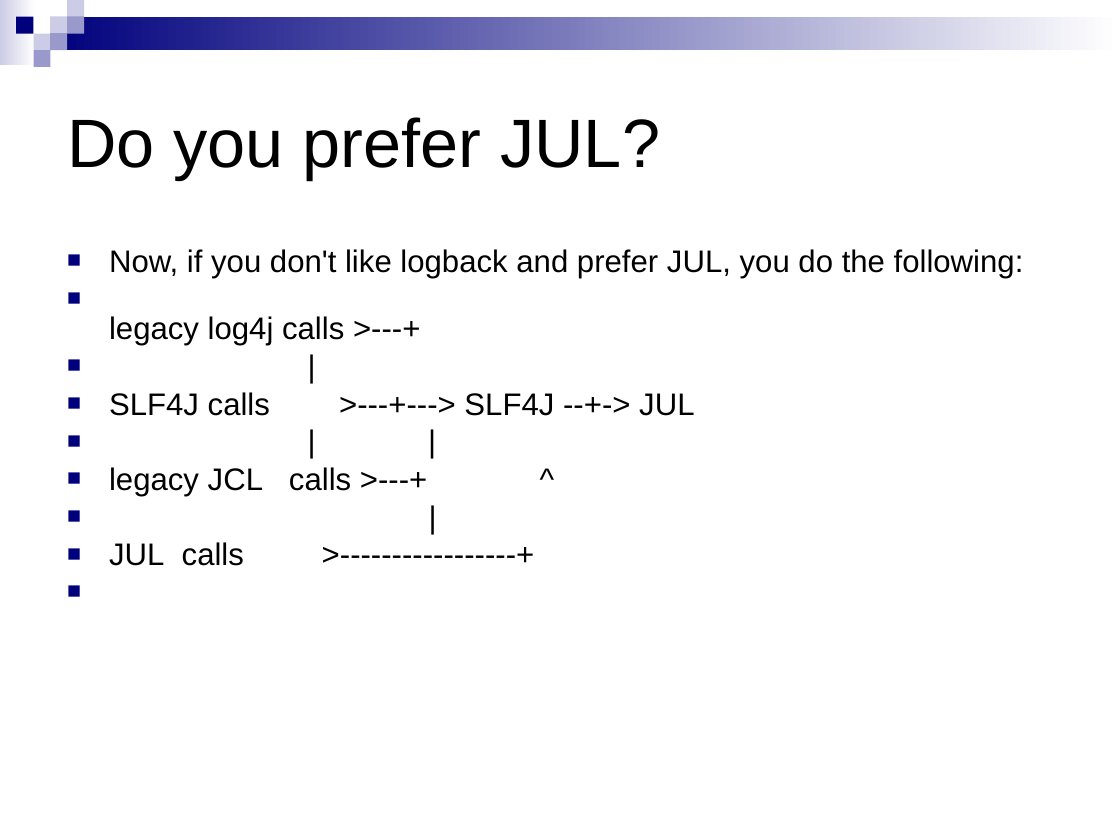
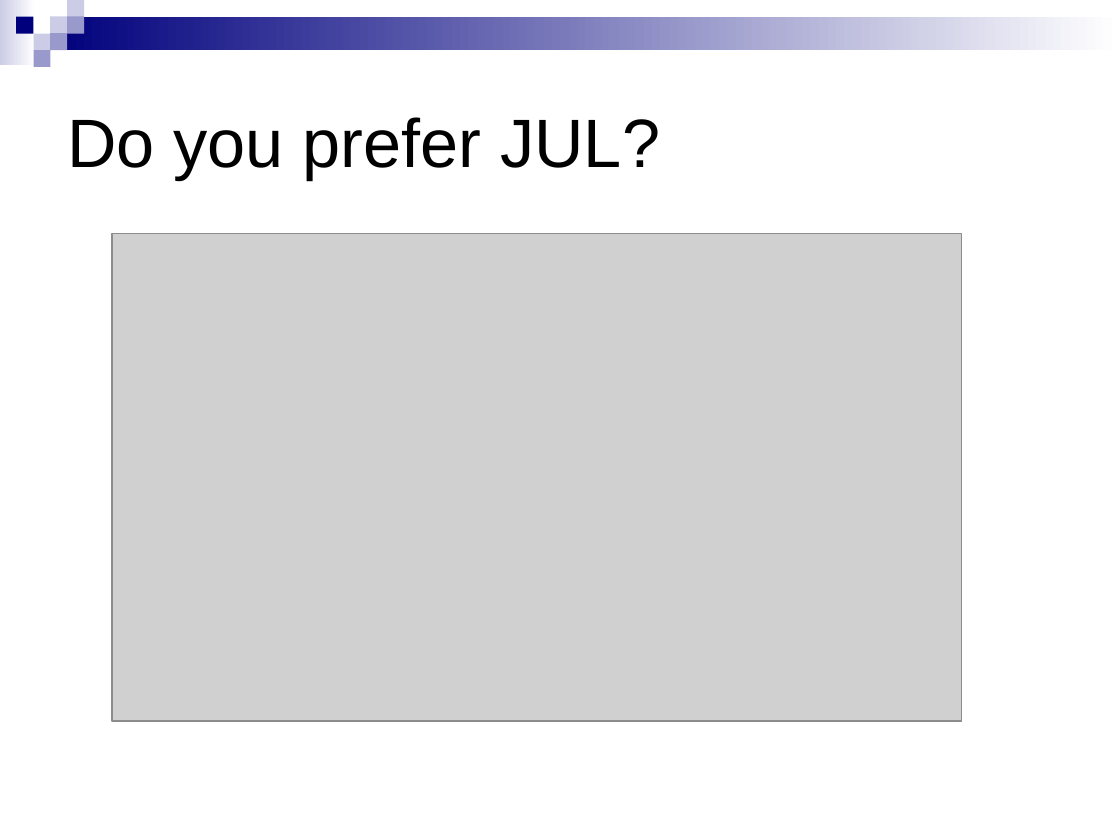
Before and after one commit to qos-ch/logback, a slide deck: slide 6 of logback-site/src/site/resources/10reasons.ppt. Drawn at 1120x840 pixels with LibreOffice and Linux fonts; fonts in the diff are those of the drawing; grey boxes stand for pictures; background and template pictures are left out. Boxes give left, top, right and bottom in pixels: in the first picture for what was removed or moved away, otherwise in the second. Text is boxed around its words. In the diff, an @@ line names an element or a change of style, - is before the commit and + after.

```diff
--- a/logback-site/src/site/resources/10reasons.ppt
+++ b/logback-site/src/site/resources/10reasons.ppt
@@ picture added at <box>112,233,962,720</box> @@
@@ text removed at <box>109,249,1024,566</box> @@
-■ Now, if you don't like logback and prefer JUL, you do the following:
-■ legacy log4j calls >---+
-■ |
-■ SLF4J calls >---+---> SLF4J --+-> JUL
-■ | |
-■ legacy JCL calls >---+ ^
-■ |
-■ JUL calls >-----------------+
```
Also in this commit, not shown: 3 other slides changed, 1 other file.
